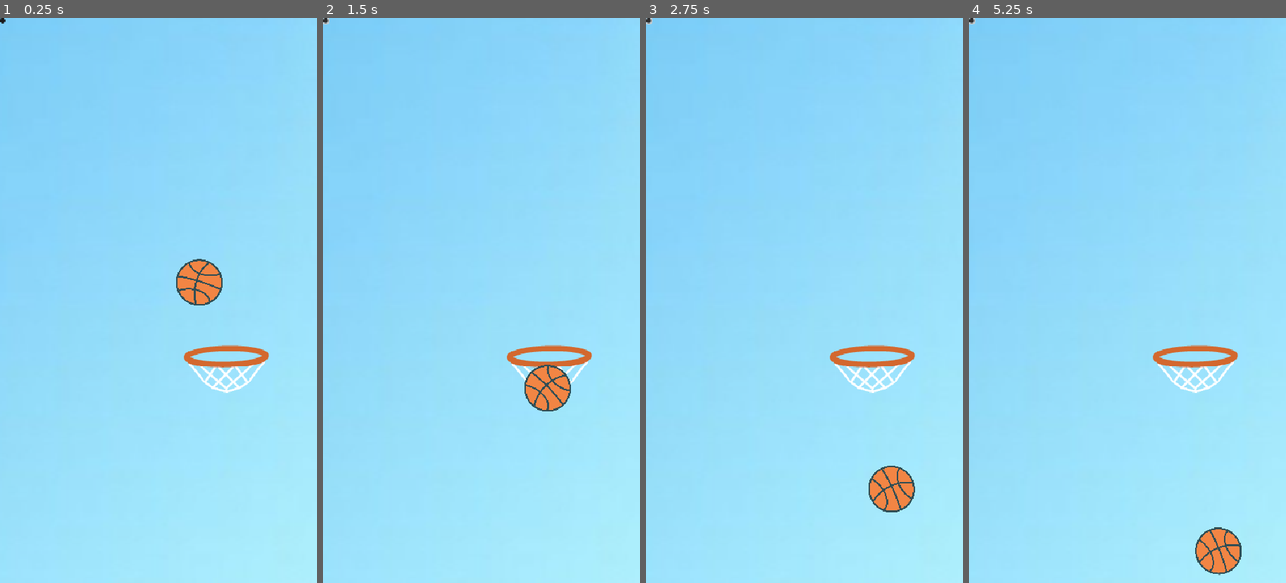
Above: before the commit, frames 1-4 (left to right).
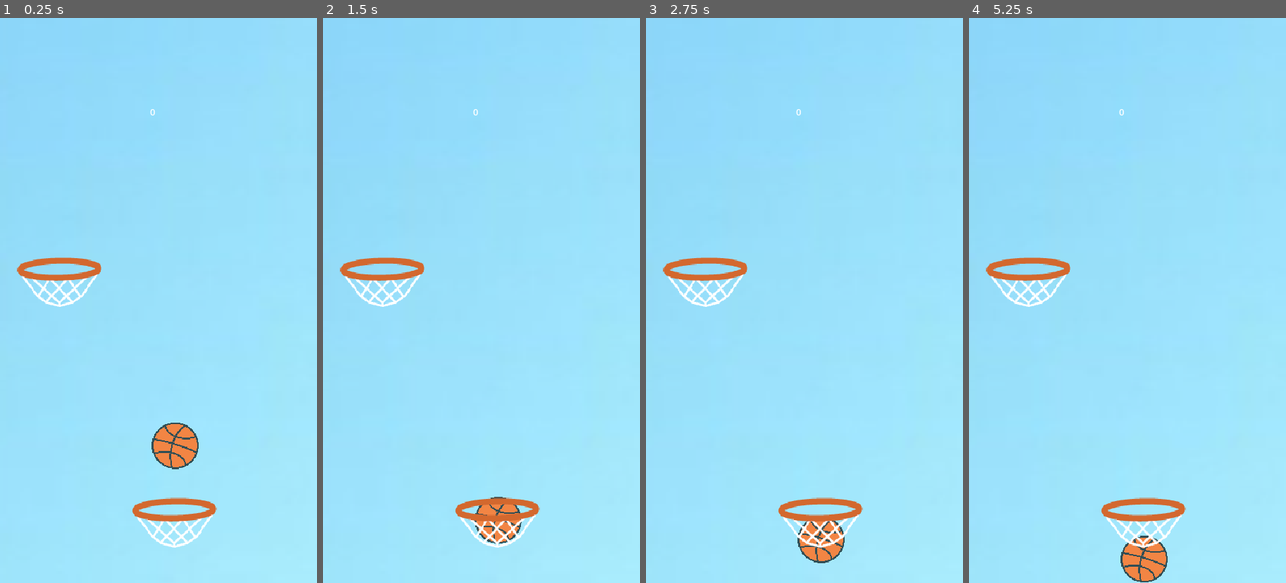
Above: after the commit, the same moments.

Repository: top-it-090304/Mavericks
Game: Godot game, scene res://Scenes/MainScene/main_scene.tscn
The game is run twice, just before and just after one commit, with the same random seed, the same clock (stepped at 60 frames per second) and the same inputs.
Inputs (mouse positions are in pixels of both pictures, inside the frame that each line leads up to):
- Up to frame 1 (0.25 s): no input
- Up to frame 2 (1.5 s): click (326, 18) at 0.52 s; click (326, 18) at 1.27 s
- Up to frame 3 (2.75 s): click (649, 18) at 2.02 s
- Up to frame 4 (5.25 s): click (972, 18) at 2.77 s; click (972, 18) at 3.52 s; click (972, 18) at 4.27 s; click (972, 18) at 5.02 s

The runs differ from the first frame. In frame 1, 4.8% of the frame differs, in the area x 0-85%, y 0-94%; in frame 2, 4.1%; in frame 3, 4.5%; in frame 4, 4.8%.

Commit message:
Add rings mechanics and generation, fix bugs

Diff:
--- a/dunkelite/Scenes/Ball_scene/Ball.tscn
+++ b/dunkelite/Scenes/Ball_scene/Ball.tscn
@@ -12,23 +12,22 @@
 
 [node name="Ball" type="Node2D"]
 
-[node name="Ball" type="RigidBody2D" parent="." node_paths=PackedStringArray("trajectory_container")]
+[node name="Ball" type="RigidBody2D" parent="."]
 physics_material_override = SubResource("PhysicsMaterial_mp55m")
 continuous_cd = 1
 linear_damp = 1.0
 angular_damp = 2.5
 script = ExtResource("1_bbdtc")
-trajectory_container = NodePath("../Trajectory")
 
 [node name="ball_sprite" type="Sprite2D" parent="Ball"]
-position = Vector2(346, 570)
+position = Vector2(-38, -39)
 scale = Vector2(0.15625, 0.154588)
 texture = ExtResource("1_1lss7")
 centered = false
 
 [node name="CollisionShape2D" type="CollisionShape2D" parent="Ball"]
 light_mask = 2
-position = Vector2(386, 610)
+position = Vector2(2, 1)
 shape = SubResource("CircleShape2D_bbdtc")
 
 [node name="Trajectory" type="Node2D" parent="."]
--- a/dunkelite/Scenes/Ball_scene/ball.gd
+++ b/dunkelite/Scenes/Ball_scene/ball.gd
@@ -1,16 +1,18 @@
 extends RigidBody2D
-
-@export var trajectory_container: Node2D
 
 var drag_start: Vector2 = Vector2.ZERO
 var dragging: bool = false
+var can_shoot: bool = true
 
-@export var power_multiplier: float = 4.8
-@export var max_force: float = 1150.0
-@export var max_speed: float = 1350.0
+@export var power_multiplier: float = 8.0
+@export var max_force: float = 1800.0
+@export var max_speed: float = 2500.0
 @export var min_drag_distance: float = 20.0
 
 func _input(event: InputEvent) -> void:
+	if not can_shoot:
+		return
+
 	if event is InputEventScreenTouch:
 		if event.pressed:
 			drag_start = event.position
@@ -19,76 +21,91 @@
 			if dragging:
 				shoot(event.position)
 				dragging = false
-	if event is InputEventScreenDrag:
-		if dragging:
-			_preview_trajectory(event.position)
-	if event is InputEventMouseButton:
-		if event.button_index == MOUSE_BUTTON_LEFT:
-			if event.pressed:
-				drag_start = event.position
-				dragging = true
-			else:
-				if dragging:
-					shoot(event.position)
-					dragging = false
-	if event is InputEventMouseMotion:
-		if dragging:
-			_preview_trajectory(event.position)
 
-func _preview_trajectory(current_pos: Vector2) -> void:
-	var drag_vector: Vector2 = drag_start - current_pos
+	if event is InputEventScreenDrag and dragging:
+		_preview_trajectory(event.position)
+
+	if event is InputEventMouseButton and event.button_index == MOUSE_BUTTON_LEFT:
+		if event.pressed:
+			drag_start = event.position
+			dragging = true
+		else:
+			if dragging:
+				shoot(event.position)
+				dragging = false
+
+	if event is InputEventMouseMotion and dragging:
+		_preview_trajectory(event.position)
+
+func shoot(release_pos: Vector2) -> void:
+	var drag_vector = drag_start - release_pos
 	if drag_vector.length() < min_drag_distance:
 		clear_trajectory()
 		return
-	var force: Vector2 = drag_vector * power_multiplier
+
+	can_shoot = false
+	dragging = false
+
+	var force = drag_vector * power_multiplier
+	force.y *= 1.1
+	force.x *= 0.95
+	if force.length() > max_force:
+		force = force.normalized() * max_force
+
+	freeze = false
+	linear_velocity = Vector2.ZERO
+	angular_velocity = 30.0
+	apply_central_impulse(force)
+	clear_trajectory()
+
+func on_goal() -> void:
+	freeze = true
+	can_shoot = false
+	dragging = false
+	clear_trajectory()
+	linear_velocity = Vector2.ZERO
+	angular_velocity = 0.0
+
+func enable_shoot() -> void:
+	freeze = false
+	can_shoot = true
+	linear_velocity = Vector2.ZERO
+	angular_velocity = 0.0
+
+func _preview_trajectory(current_pos: Vector2) -> void:
+	var drag_vector = drag_start - current_pos
+	if drag_vector.length() < min_drag_distance:
+		clear_trajectory()
+		return
+	var force = drag_vector * power_multiplier
 	force.y *= 1.1
 	force.x *= 0.95
 	if force.length() > max_force:
 		force = force.normalized() * max_force
 	draw_trajectory(force)
 
-func shoot(release_pos: Vector2) -> void:
-	var drag_vector: Vector2 = drag_start - release_pos
-	if drag_vector.length() < min_drag_distance:
-		clear_trajectory()
-		return
-	var force: Vector2 = drag_vector * power_multiplier
-	force.y *= 1.1
-	force.x *= 0.95
-	if force.length() > max_force:
-		force = force.normalized() * max_force
-	linear_velocity = Vector2.ZERO
-	angular_velocity = 30.0
-	apply_central_impulse(force)
-	clear_trajectory()
-
 func draw_trajectory(force: Vector2) -> void:
 	clear_trajectory()
-
 	var line := Line2D.new()
 	line.width = 8.0
-	line.default_color = Color.WHITE
-
 	var gradient := Gradient.new()
 	gradient.set_color(0, Color(1, 1, 1, 1.0))
 	gradient.set_color(1, Color(1, 1, 1, 0.0))
 	line.gradient = gradient
+	add_child(line)
 
-	$CollisionShape2D.add_child(line)  # добавляем прямо к мячу, не к trajectory_container
-
-	var point_count: int = 20
-	var time_step: float = 0.06
-	var velocity: Vector2 = -force / mass
-	var gravity: Vector2 = Vector2(0, ProjectSettings.get_setting("physics/2d/default_gravity")) * gravity_scale
+	var point_count = 6
+	var time_step = 0.06
+	var velocity = force / mass
+	var gravity = Vector2(0, ProjectSettings.get_setting("physics/2d/default_gravity")) * gravity_scale
 
 	for i in range(point_count):
-		var t: float = i * time_step
-		# Позиция относительно мяча, поэтому start_pos = Vector2.ZERO
-		var pos: Vector2 = velocity * t + 0.5 * gravity * t * t
+		var t = i * time_step
+		var pos = velocity * t + 0.5 * gravity * t * t
 		line.add_point(pos)
 
 func clear_trajectory() -> void:
-	for child in $CollisionShape2D.get_children():
+	for child in get_children():
 		if child is Line2D:
 			child.queue_free()
 
--- /dev/null
+++ b/dunkelite/Scenes/MainScene/main_scene.gd
@@ -0,0 +1,89 @@
+extends Node2D
+
+const POOL_SIZE = 2
+const RING_SPACING_MIN = 300
+const RING_SPACING_MAX = 420
+const RING_SCENE = preload("res://Scenes/Ring/Ring.tscn")
+
+const LEFT_X_MIN  = 80
+const LEFT_X_MAX  = 180
+const RIGHT_X_MIN = 360
+const RIGHT_X_MAX = 460
+
+var score: int = 0
+var active_ring: Ring
+var next_ring: Ring
+var _next_side: int = 0
+
+@onready var ball: RigidBody2D      = $Game_world/Ball/Ball
+@onready var score_label: Label     = $UI/ScoreLabel
+@onready var camera: Camera2D       = $Game_world/Camera2D
+@onready var ring_pool_node: Node2D = $Game_world/RingPool
+
+func _ready() -> void:
+	score_label.text = "0"
+	_build_pool()
+	_setup_rings()
+
+func _build_pool() -> void:
+	for i in POOL_SIZE:
+		var ring = RING_SCENE.instantiate() as Ring
+		ring_pool_node.add_child(ring)
+		if i == 0:
+			active_ring = ring
+		else:
+			next_ring = ring
+
+func _setup_rings() -> void:
+	active_ring.position = Vector2(
+		ball.global_position.x,
+		ball.global_position.y + 150
+	)
+	active_ring.goal_scored.connect(_on_goal_scored)
+
+	next_ring.position = Vector2(
+		_get_next_x(),
+		active_ring.position.y - randf_range(RING_SPACING_MIN, RING_SPACING_MAX)
+	)
+
+func _on_goal_scored() -> void:
+	ball.on_goal()
+
+	var tween = create_tween()
+	tween.tween_property(
+		ball,
+		"global_position",
+		active_ring.global_position,
+		0.2
+	).set_ease(Tween.EASE_OUT).set_trans(Tween.TRANS_QUAD)
+
+	await tween.finished
+
+	score += 1
+	score_label.text = str(score)
+
+	active_ring.goal_scored.disconnect(_on_goal_scored)
+	var old_active = active_ring
+
+	active_ring = next_ring
+	active_ring.goal_scored.connect(_on_goal_scored)
+
+	old_active.reset()
+	old_active.position = Vector2(
+		_get_next_x(),
+		active_ring.position.y - randf_range(RING_SPACING_MIN, RING_SPACING_MAX)
+	)
+	next_ring = old_active
+
+	ball.enable_shoot()
+
+func _physics_process(_delta: float) -> void:
+	if ball.global_position.y < camera.global_position.y:
+		camera.global_position.y = ball.global_position.y
+
+func _get_next_x() -> float:
+	_next_side = 1 - _next_side
+	if _next_side == 0:
+		return randf_range(RIGHT_X_MIN, RIGHT_X_MAX)
+	else:
+		return randf_range(LEFT_X_MIN, LEFT_X_MAX)
--- a/dunkelite/Scenes/MainScene/main_scene.tscn
+++ b/dunkelite/Scenes/MainScene/main_scene.tscn
@@ -1,7 +1,7 @@
 [gd_scene load_steps=10 format=3 uid="uid://bpfev7fj8qh00"]
 
 [ext_resource type="Texture2D" uid="uid://bekvrquwvyd4y" path="res://assets/images/Fon_blue.png" id="1_5uucd"]
-[ext_resource type="PackedScene" uid="uid://dwfnrskia5xmi" path="res://Scenes/Ring/Ring.tscn" id="2_vgqhn"]
+[ext_resource type="Script" uid="uid://o8rova1wev5q" path="res://Scenes/MainScene/main_scene.gd" id="1_cl5dl"]
 [ext_resource type="PackedScene" uid="uid://cujij70c8wra8" path="res://Scenes/Ball_scene/Ball.tscn" id="3_cl5dl"]
 
 [sub_resource type="PhysicsMaterial" id="PhysicsMaterial_vgqhn"]
@@ -26,13 +26,14 @@
 size = Vector2(580, 20)
 
 [node name="MainScene" type="Node2D"]
+script = ExtResource("1_cl5dl")
 
 [node name="Game_world" type="Node2D" parent="."]
 
 [node name="Background" type="Sprite2D" parent="Game_world"]
 z_index = -1
-position = Vector2(270, 480)
-scale = Vector2(3, 3)
+position = Vector2(270, 229)
+scale = Vector2(5, 5)
 texture = ExtResource("1_5uucd")
 
 [node name="Walls" type="Node2D" parent="Game_world"]
@@ -58,65 +59,18 @@
 position = Vector2(270, 970)
 shape = SubResource("RectangleShape2D_45hee")
 
-[node name="Ring" parent="Game_world" instance=ExtResource("2_vgqhn")]
-position = Vector2(-64, 355)
+[node name="Ball" parent="Game_world" instance=ExtResource("3_cl5dl")]
+position = Vector2(296, 701)
 
-[node name="Ball" parent="Game_world" instance=ExtResource("3_cl5dl")]
-position = Vector2(-47, -185)
+[node name="Camera2D" type="Camera2D" parent="Game_world"]
+anchor_mode = 0
 
-[node name="TopBar" type="Control" parent="."]
-layout_mode = 3
-anchors_preset = 0
-offset_right = 40.0
-offset_bottom = 40.0
+[node name="RingPool" type="Node2D" parent="Game_world"]
 
-[node name="ScoreLabel" type="Label" parent="TopBar"]
-layout_mode = 0
-offset_right = 40.0
-offset_bottom = 23.0
+[node name="UI" type="CanvasLayer" parent="."]
 
-[node name="StarsLabel" type="Label" parent="TopBar"]
-layout_mode = 0
-offset_right = 40.0
-offset_bottom = 23.0
-
-[node name="BallCarousel" type="Control" parent="."]
-layout_mode = 3
-anchors_preset = 0
-offset_right = 40.0
-offset_bottom = 40.0
-
-[node name="BallDisplay" type="TextureRect" parent="BallCarousel"]
-layout_mode = 0
-offset_right = 40.0
-offset_bottom = 40.0
-
-[node name="LeftArrow" type="Button" parent="BallCarousel"]
-layout_mode = 0
-offset_right = 8.0
-offset_bottom = 8.0
-
-[node name="RightArrow" type="Button" parent="BallCarousel"]
-layout_mode = 0
-offset_right = 8.0
-offset_bottom = 8.0
-
-[node name="PlayButton" type="Button" parent="."]
-offset_right = 8.0
-offset_bottom = 8.0
-
-[node name="BottomBar" type="Control" parent="."]
-layout_mode = 3
-anchors_preset = 0
-offset_right = 40.0
-offset_bottom = 40.0
-
-[node name="StoreButton" type="Button" parent="BottomBar"]
-layout_mode = 0
-offset_right = 8.0
-offset_bottom = 8.0
-
-[node name="SettingsButton" type="Button" parent="BottomBar"]
-layout_mode = 0
-offset_right = 8.0
-offset_bottom = 8.0
+[node name="ScoreLabel" type="Label" parent="UI"]
+offset_left = 255.0
+offset_top = 148.0
+offset_right = 329.0
+offset_bottom = 197.0
--- a/dunkelite/Scenes/Ring/Ring.tscn
+++ b/dunkelite/Scenes/Ring/Ring.tscn
@@ -1,43 +1,38 @@
 [gd_scene load_steps=6 format=3 uid="uid://dwfnrskia5xmi"]
 
+[ext_resource type="Script" uid="uid://8d5ylequdjlu" path="res://Scenes/Ring/ring.gd" id="1_cllql"]
 [ext_resource type="Texture2D" uid="uid://yscpisbx70c0" path="res://assets/images/Ring.png" id="1_uxqep"]
 
-[sub_resource type="CircleShape2D" id="CircleShape2D_0xf3n"]
-radius = 8.06226
+[sub_resource type="CircleShape2D" id="CircleShape2D_ecf1n"]
+radius = 9.05539
 
-[sub_resource type="CircleShape2D" id="CircleShape2D_18gtb"]
-radius = 8.24621
+[sub_resource type="CircleShape2D" id="CircleShape2D_uxqep"]
+radius = 9.0
 
-[sub_resource type="GDScript" id="GDScript_ecf1n"]
-
-[sub_resource type="CapsuleShape2D" id="CapsuleShape2D_nvwem"]
-radius = 9.0
-height = 74.0
+[sub_resource type="RectangleShape2D" id="RectangleShape2D_cllql"]
+size = Vector2(103, 10)
 
 [node name="Ring" type="Node2D"]
+script = ExtResource("1_cllql")
 
 [node name="ring_sprite" type="Sprite2D" parent="."]
-position = Vector2(448.5, 234.5)
-scale = Vector2(1.365, 1.365)
+scale = Vector2(1.355, 1.42854)
 texture = ExtResource("1_uxqep")
 
-[node name="StaticBody2D" type="StaticBody2D" parent="."]
+[node name="RimLeft" type="StaticBody2D" parent="."]
 
-[node name="CollisionShape2D" type="CollisionShape2D" parent="StaticBody2D"]
-visibility_layer = 2
-position = Vector2(385, 220)
-shape = SubResource("CircleShape2D_0xf3n")
+[node name="CollisionShape2D" type="CollisionShape2D" parent="RimLeft"]
+position = Vector2(-62, -15)
+shape = SubResource("CircleShape2D_ecf1n")
 
-[node name="CollisionShape2D2" type="CollisionShape2D" parent="StaticBody2D"]
-visibility_layer = 2
-position = Vector2(512, 217)
-shape = SubResource("CircleShape2D_18gtb")
+[node name="RimRight" type="StaticBody2D" parent="."]
 
-[node name="Area2D" type="Area2D" parent="."]
-script = SubResource("GDScript_ecf1n")
+[node name="CollisionShape2D" type="CollisionShape2D" parent="RimRight"]
+position = Vector2(63, -17)
+shape = SubResource("CircleShape2D_uxqep")
 
-[node name="CollisionShape2D" type="CollisionShape2D" parent="Area2D"]
-visibility_layer = 4
-position = Vector2(450, 249)
-rotation = 1.5708
-shape = SubResource("CapsuleShape2D_nvwem")
+[node name="GoalZone" type="Area2D" parent="."]
+
+[node name="CollisionShape2D" type="CollisionShape2D" parent="GoalZone"]
+position = Vector2(0, 3)
+shape = SubResource("RectangleShape2D_cllql")
--- /dev/null
+++ b/dunkelite/Scenes/Ring/ring.gd
@@ -0,0 +1,28 @@
+class_name Ring
+extends Node2D
+
+signal goal_scored
+
+var _goal_allowed: bool = true
+
+@onready var goal_zone: Area2D = $GoalZone
+
+func _ready() -> void:
+	goal_zone.body_entered.connect(_on_goal_zone_entered)
+
+func _on_goal_zone_entered(body: Node2D) -> void:
+	if not body.is_in_group("ball"):
+		return
+	if not _goal_allowed:
+		return
+	if body.linear_velocity.y < 0:
+		return
+
+	_goal_allowed = false
+	goal_scored.emit()
+
+	await get_tree().create_timer(0.8).timeout
+	reset()
+
+func reset() -> void:
+	_goal_allowed = true
Not shown, added: dunkelite/Scenes/MainScene/main_scene.gd.uid
Empty file added: dunkelite/Scenes/Ring/polygon_2d.gd
Not shown, added: dunkelite/Scenes/Ring/polygon_2d.gd.uid
Not shown, added: dunkelite/Scenes/Ring/ring.gd.uid
Binary file added: dunkelite/assets/images/NET.png
Not shown, added: dunkelite/assets/images/NET.png.import
Binary file added: dunkelite/assets/images/Rim22 (1).png
Not shown, added: dunkelite/assets/images/Rim22 (1).png.import
